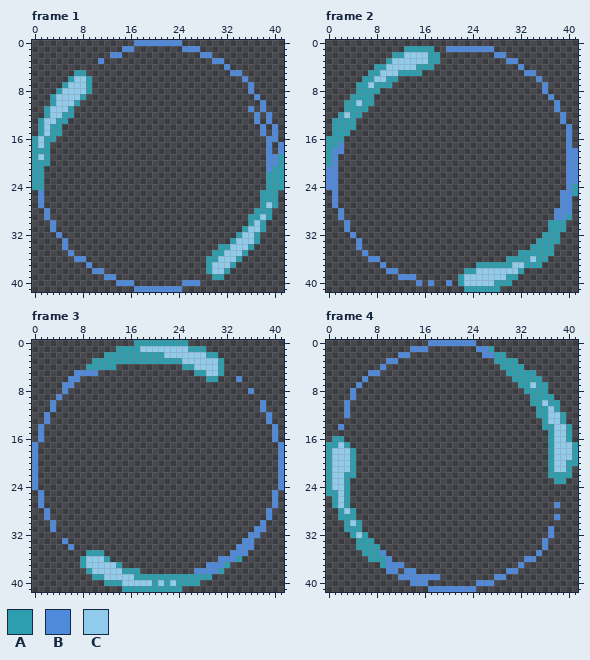
File history of a pixel-art file, sprites/shield.aseprite. Above is the file before it was changed.
42x42 pixels, 4 frames. Shown: frame 1, frame 2, frame 3, frame 4.
Palette (. is transparent): A #2c9ead  B #4e89db  C #90cbeb
Now the later version:
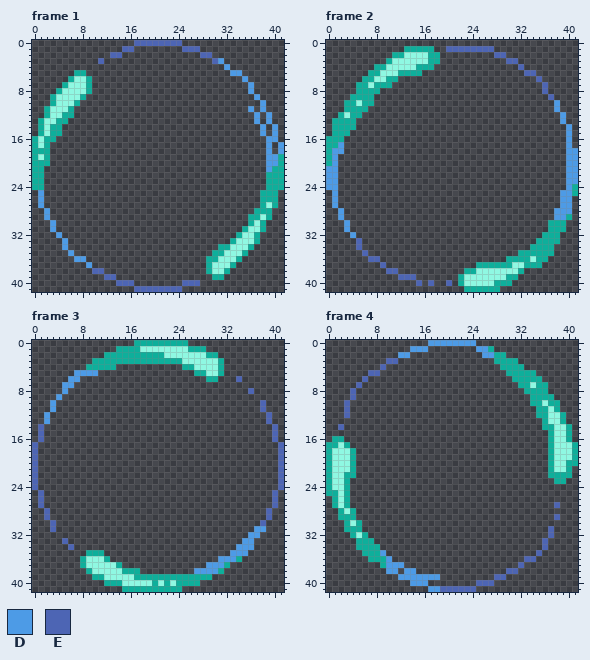
Colours new in this view: D #4d9be6  E #4d65b4
The edit:
colour A: #2c9ead -> #0eaf9b
colour C: #90cbeb -> #8ff8e2
Frame 1, layer "Layer 3":
y 0: x 17..24 BBBBBBBB -> EEEEEEEE
y 1: x 15..16 BB -> EE; x 25..27 BBB -> EEE
y 2: x 13..14 BB -> EE; x 28..29 BB -> EE
y 3: x 11 B -> E; x 30..31 BB -> ED
y 4: x 32 B -> D
y 5: x 33..34 BB -> DD
y 6: x 35 B -> D
y 7..8: x 36 B -> D
y 9: x 37 B -> D
y 10: x 38 B -> D
y 11: x 36 B -> D; x 38 B -> D
y 12..13: x 37 B -> D; x 39 B -> D
y 14..15: x 38 B -> D; x 40 B -> D
y 16: x 39..40 BB -> DD
y 17..18: x 39 B -> D; x 41 B -> D
y 19..20: x 39..40 BB -> DD
y 21: x 39 B -> D
y 25..27: x 1 B -> D
y 28..29: x 2 B -> D
y 30..31: x 3 B -> D
y 32: x 4 B -> D
y 33..34: x 5 B -> D
y 35: x 6 B -> D
y 36: x 7..8 BB -> DD
y 37: x 9 B -> D
y 38: x 10..11 BB -> EE
y 39: x 12..13 BB -> EE
y 40: x 14..16 BBB -> EEE; x 25..27 BBB -> EEE
y 41: x 17..24 BBBBBBBB -> EEEEEEEE
Frame 2, layer "Layer 3":
y 1: x 20..27 BBBBBBBB -> EEEEEEEE
y 2: x 28..29 BB -> EE
y 3: x 30..31 BB -> EE
y 4: x 32 B -> E
y 5: x 33..34 BB -> EE
y 6: x 35 B -> E
y 7..8: x 36 B -> E
y 9: x 37 B -> E
y 10..11: x 38 B -> D
y 12..13: x 39 B -> D
y 14..16: x 40 B -> D
y 17: x 2 B -> D; x 40 B -> D
y 18: x 1..2 BB -> DD; x 40..41 BB -> DD
y 19..20: x 1 B -> D; x 40..41 BB -> DD
y 21..23: x 0..1 BB -> DD; x 40..41 BB -> DD
y 24: x 0..1 BB -> DD; x 40 B -> D
y 25..27: x 1 B -> D; x 39..40 BB -> DD
y 28: x 2 B -> D; x 38..40 BBB -> DDD
y 29: x 2 B -> D; x 38..39 BB -> DD
y 30..31: x 3 B -> D
y 32: x 4 B -> D
y 33..34: x 5 B -> E
y 35: x 6 B -> E
y 36: x 7..8 BB -> EE
y 37: x 9 B -> E
y 38: x 10..11 BB -> EE
y 39: x 12..14 BBB -> EEE
y 40: x 15 B -> E; x 17 B -> E; x 20 B -> E
Frame 3, layer "Layer 3":
y 5: x 7..10 BBBB -> DDDD
y 6: x 6..7 BB -> DD; x 34 B -> E
y 7: x 5..6 BB -> DD
y 8: x 5 B -> D; x 36 B -> E
y 9: x 4 B -> D
y 10..11: x 3 B -> D; x 38 B -> E
y 12..13: x 2 B -> D; x 39 B -> E
y 14..16: x 1 B -> E; x 40 B -> E
y 17..24: x 0 B -> E; x 41 B -> E
y 25..27: x 1 B -> E; x 40 B -> E
y 28..29: x 2 B -> E; x 39 B -> E
y 30: x 3 B -> E; x 38 B -> E
y 31: x 3 B -> E; x 37..38 BB -> DD
y 32: x 36..37 BB -> DD
y 33: x 5 B -> E; x 35..36 BB -> DD
y 34: x 6 B -> E; x 34..36 BBB -> DDD
y 35: x 33..35 BBB -> DDD
y 36: x 31..33 BBB -> DDD
y 37: x 29..31 BBB -> DDD
y 38: x 27..30 BBBB -> DDDD
Frame 4, layer "Layer 3":
y 0: x 17..24 BBBBBBBB -> DDDDDDDD
y 1: x 14..16 BBB -> DDD; x 25..26 BB -> DD
y 2: x 12..13 BB -> DD; x 26..27 BB -> DD
y 3: x 10..11 BB -> EE
y 4: x 9 B -> E
y 5: x 7..8 BB -> EE
y 6: x 6 B -> E
y 7: x 5 B -> E
y 8..9: x 4 B -> E
y 10..12: x 3 B -> E
y 14: x 2 B -> E
y 27: x 38 B -> E
y 29: x 38 B -> E
y 31..32: x 37 B -> E
y 33..34: x 36 B -> E
y 35: x 9 B -> D; x 35 B -> E
y 36: x 10 B -> D; x 33..34 BB -> EE
y 37: x 10..12 BBB -> DDD; x 32 B -> E
y 38: x 10..11 BB -> DD; x 13..14 BB -> DD; x 30..31 BB -> EE
y 39: x 12..18 BBBBBBB -> DDDDDDD; x 28..29 BB -> EE
y 40: x 14..16 BBB -> DDD; x 25..27 BBB -> EEE
y 41: x 17..24 BBBBBBBB -> DDEEEEEE
